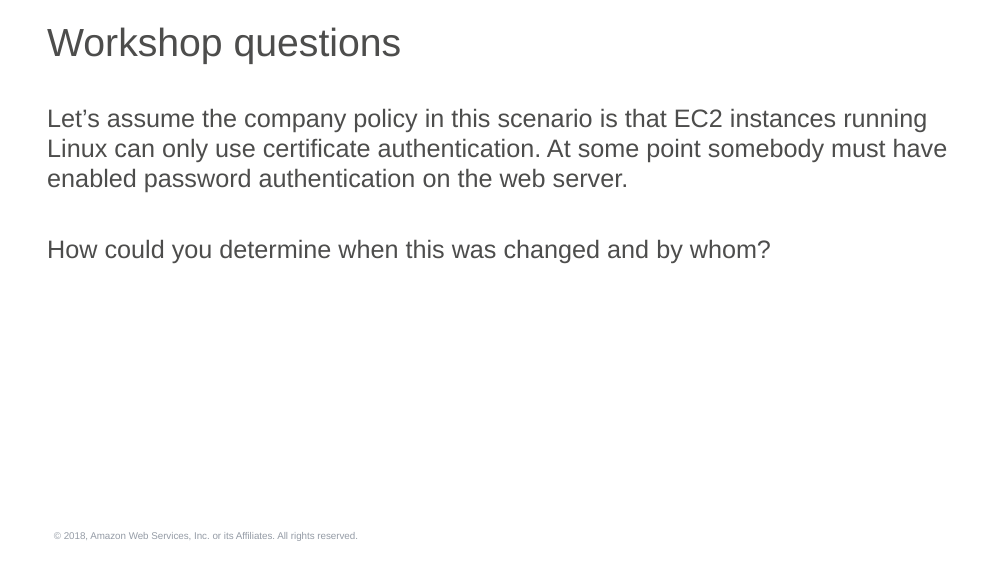
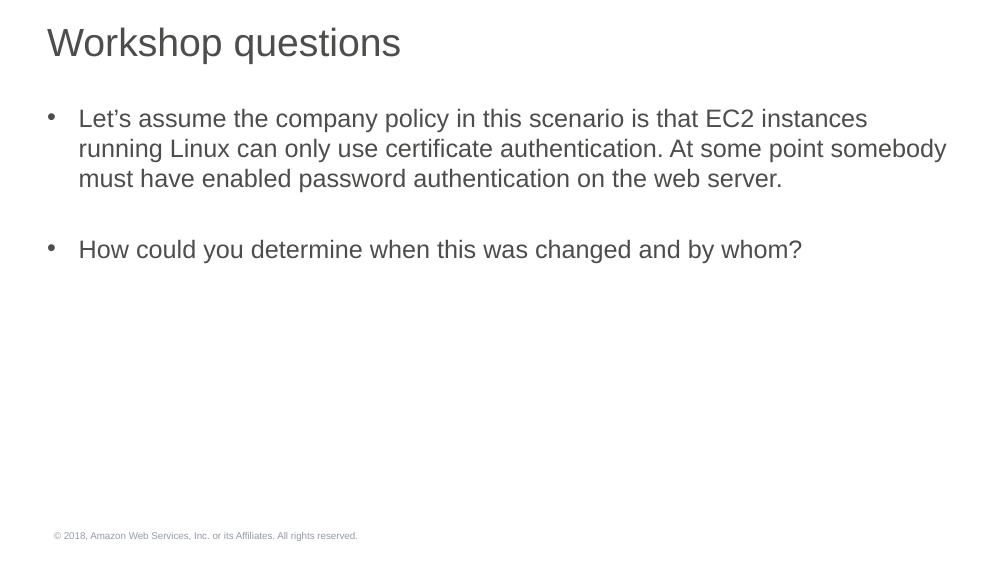
Before and after one commit to robnolen/aws-security-workshops, a slide deck: slide 11 of threat-detection-wksp/presentations/threat-detection-wksp-module4-presentation.pptx. Drawn at 1008x567 pixels with LibreOffice and Linux fonts; fonts in the diff are those of the drawing; background and template pictures are left out. Boxes give left, top, right and bottom in pixels: in the first picture for what was removed or moved away, otherwise in the second. Text is boxed around its words. In the diff, an @@ line names an element or a change of style, - is before the commit and + after.

```diff
--- a/threat-detection-wksp/presentations/threat-detection-wksp-module4-presentation.pptx
+++ b/threat-detection-wksp/presentations/threat-detection-wksp-module4-presentation.pptx
@@ text "Let’s assume the company policy ..." at (x1=79, y1=108, x2=947, y2=263): bullet none to • @@
```
Also in this commit, not shown: 6 other slides changed, 2 other files.
